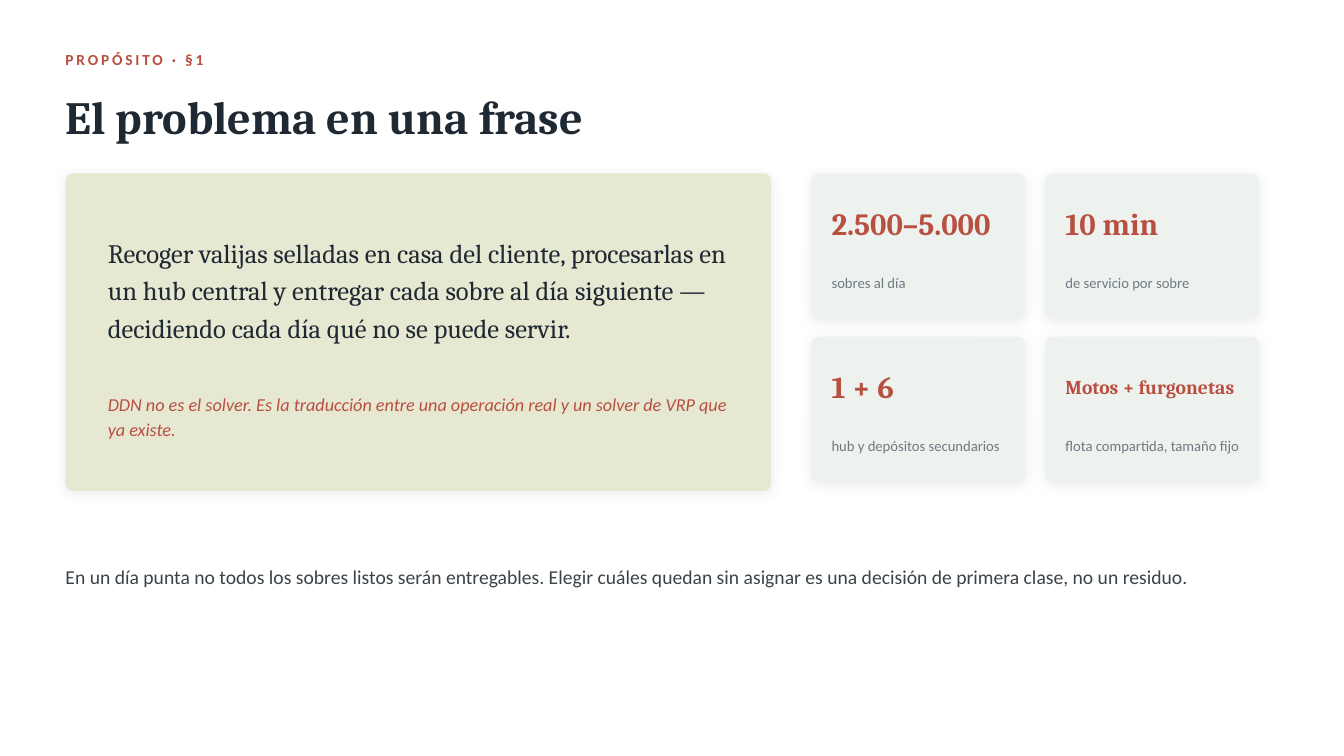
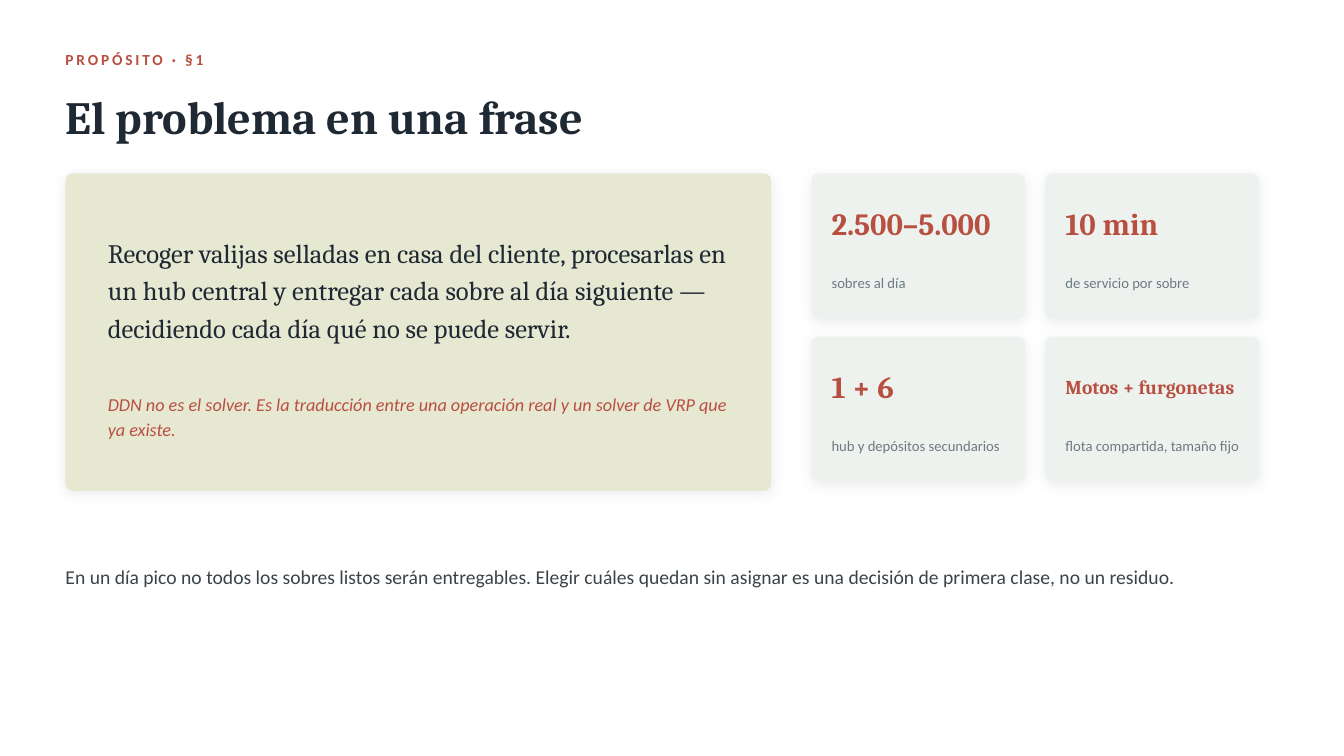
Before and after one commit to lvalverdeb/ddn, a slide deck: slide 2 of docs/presentaciones/01-que-es-ddn.pptx. Drawn at 1344x756 pixels with LibreOffice and Linux fonts; fonts in the diff are those of the drawing. Boxes give left, top, right and bottom in pixels: in the first picture for what was removed or moved away, otherwise in the second. Text is boxed around its words. In the diff, an @@ line names an element or a change of style, - is before the commit and + after.

```diff
--- a/docs/presentaciones/01-que-es-ddn.pptx
+++ b/docs/presentaciones/01-que-es-ddn.pptx
@@ text at (65,570,1174,588): text changed @@
-En un día punta no todos los sobres listos serán entregables. Elegir cuáles quedan sin asignar es una decisión de primera clase, no un residuo.
+En un día pico no todos los sobres listos serán entregables. Elegir cuáles quedan sin asignar es una decisión de primera clase, no un residuo.
```
Also in this commit, not shown: 6 other slides changed, 11 other files.
